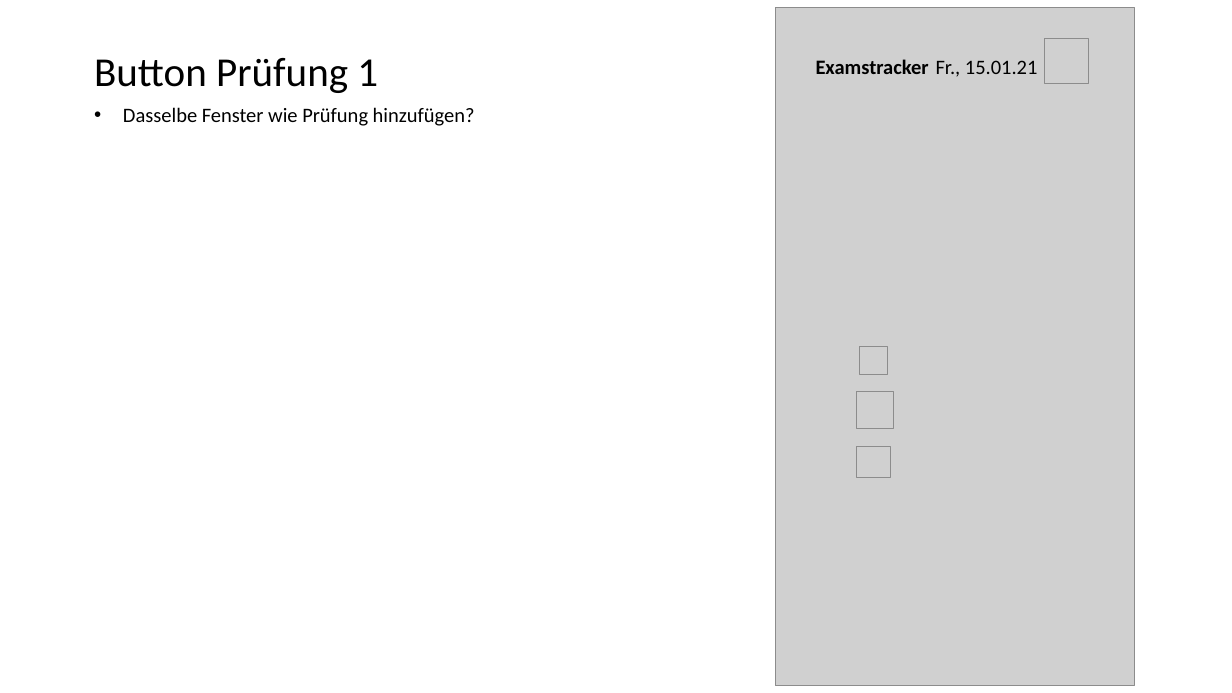
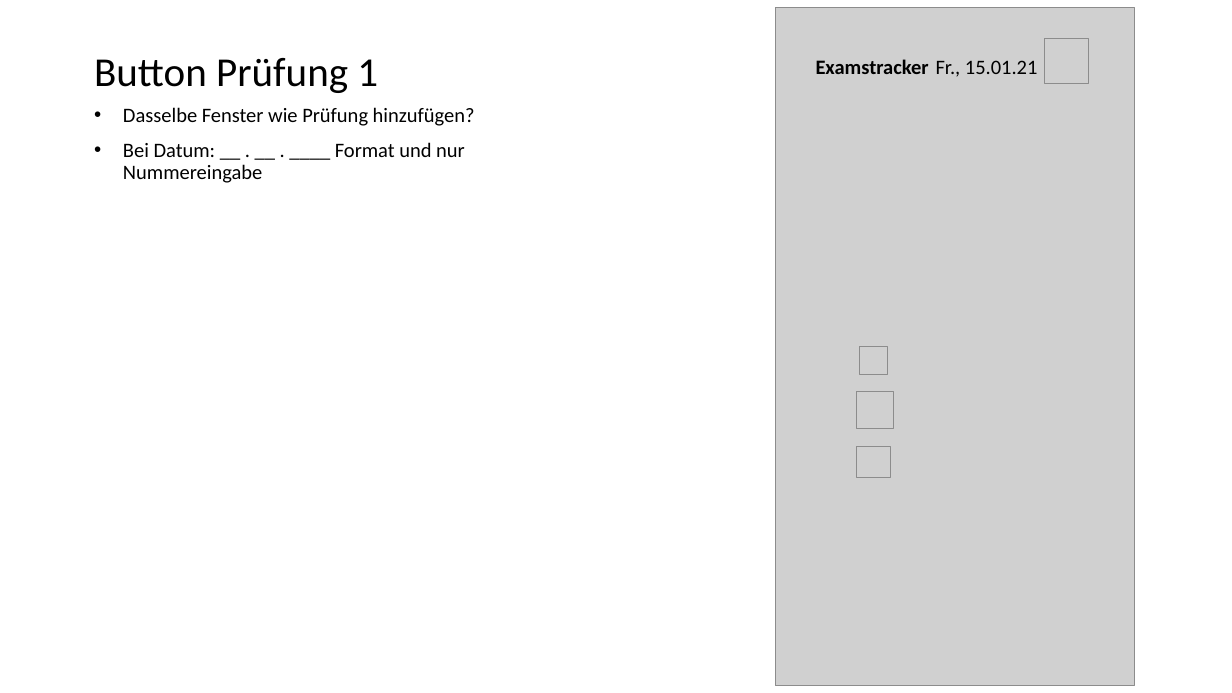
Before and after one commit to felixmeyjr/ExamTrackerAndMore, a slide deck: slide 6 of Design plan.pptx. Drawn at 1232x693 pixels with LibreOffice and Linux fonts; fonts in the diff are those of the drawing; grey boxes stand for pictures. Boxes give left, top, right and bottom in pixels: in the first picture for what was removed or moved away, otherwise in the second. Text is boxed around its words. In the diff, an @@ line names an element or a change of style, - is before the commit and + after.

```diff
--- a/Design plan.pptx
+++ b/Design plan.pptx
@@ text at (123, 142, 465, 183): paragraph added @@
+• Bei Datum: __ . __ . ____ Format und nur Nummereingabe
```
Also in this commit, not shown: 1 other slide changed, 12 other files.
